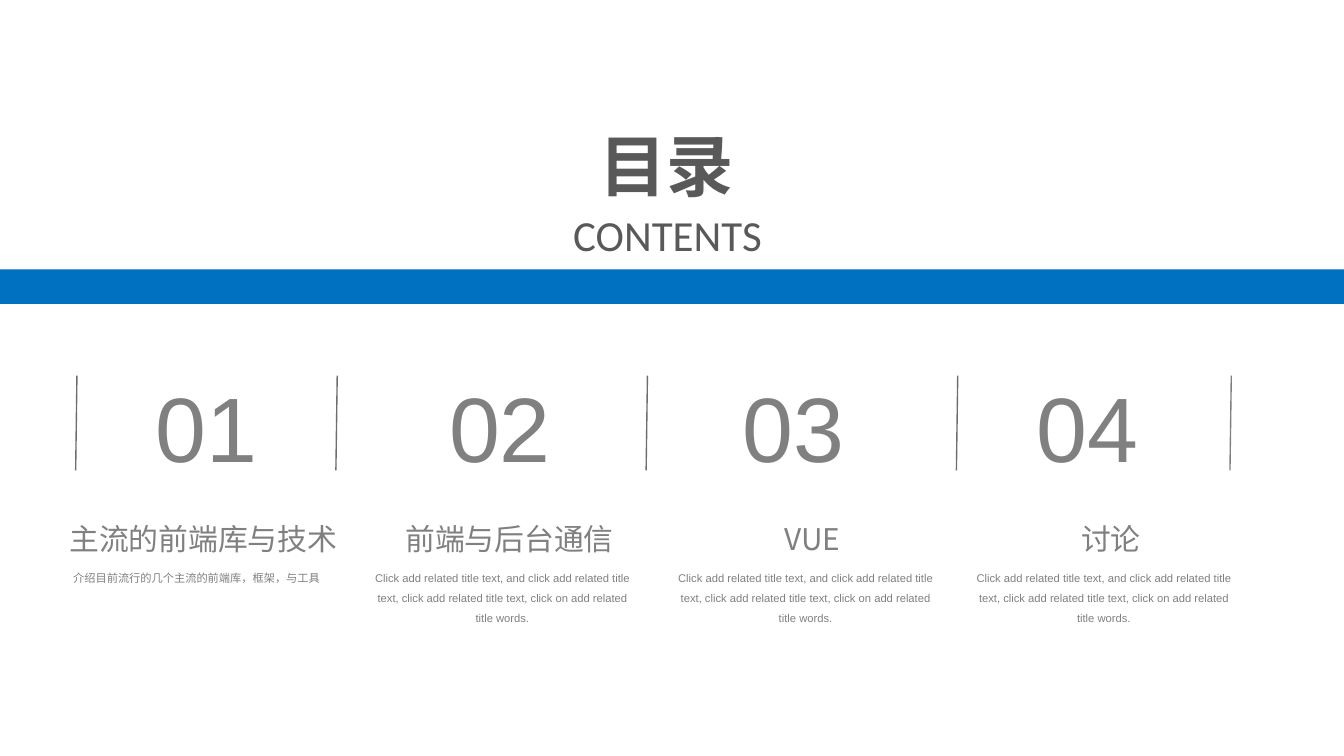
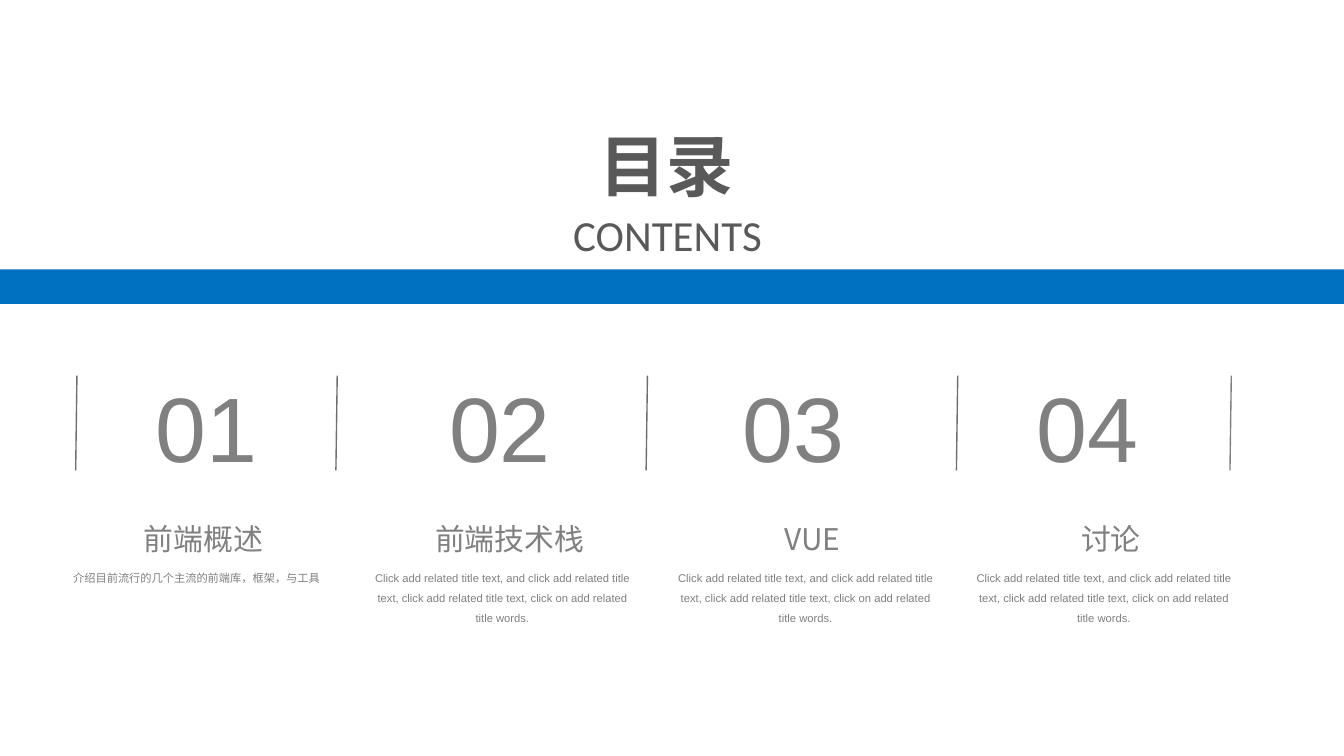
Before and after one commit to linda1212/FrontEndStack, a slide deck: slide 2 of 带你了解前端.pptx. Drawn at 1344x756 pixels with LibreOffice and Linux fonts; fonts in the diff are those of the drawing. Boxes give left, top, right and bottom in pixels: in the first picture for what was removed or moved away, otherwise in the second. Text is boxed around its words. In the diff, an @@ line names an element or a change of style, - is before the commit and + after.

```diff
--- a/带你了解前端.pptx
+++ b/带你了解前端.pptx
@@ text at [144,525,263,553]: text changed @@
-主流的前端库与技术
+前端概述
@@ text at [435,525,584,553]: text changed @@
-前端与后台通信
+前端技术栈
```
Also in this commit, not shown: 4 other slides changed, 7 slides added, 3 slides removed, 2 other files.
